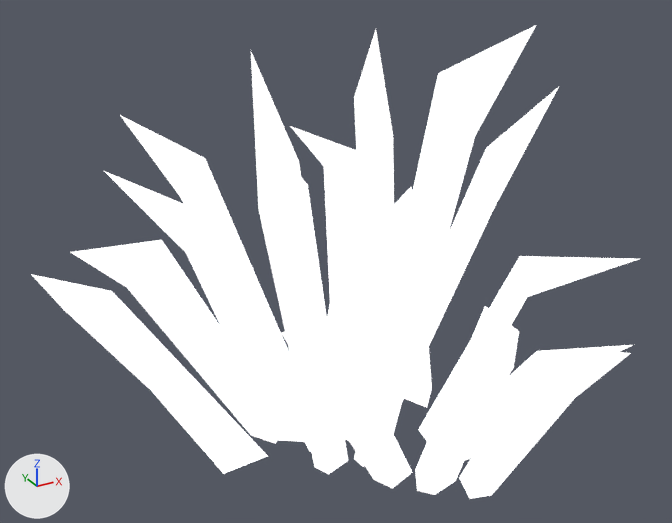
The glTF model public/siege/scifi/dark_SM_Env_Plant_Grass_02.gltf: old version first, new version second.
One viewpoint serves both versions: a 50 mm camera at (-0.867, -1.5, 1.216) aimed at (-0.038, 0.007, 0.463). Every picture has the same lights, and +X, +Y and +Z are marked at lower left. The picture after the commit comes second. Where no turn or scale is listed for an object, it has been applied to the vertices.

Objects in the first picture: 'SM_Env_Plant_Grass_02'.
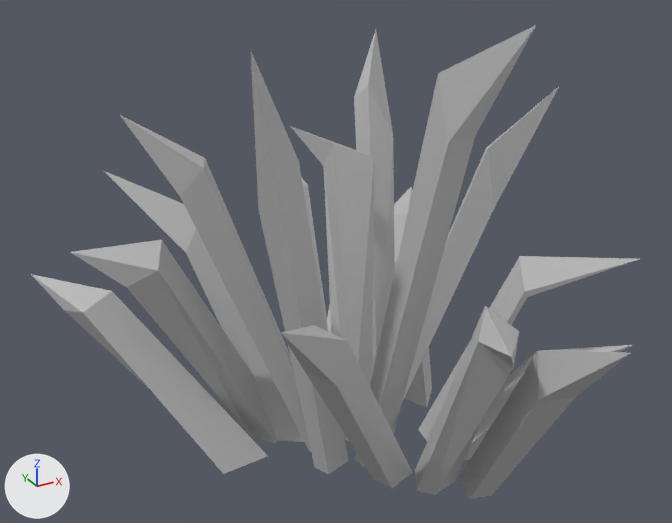
Boxes (x1, y1, x2, y2) around the edits, measured in the pictures (672 x 523 px):
'SM_Env_Plant_Grass_02', surface changed (white to grey)
    both: (31, 25, 639, 499)

Diff of the bpy script that builds the scene:
```diff
--- a/public/siege/scifi/dark_SM_Env_Plant_Grass_02.gltf.py
+++ b/public/siege/scifi/dark_SM_Env_Plant_Grass_02.gltf.py
@@ mat_mat_01a @@
 n0 = _N.new('ShaderNodeBsdfPrincipled'); n0.name = 'Principled BSDF'
 n0.inputs[2].default_value = 0.553  # 'Roughness'
-n0.inputs[28].default_value = 1.0  # 'Emission Strength'
 n1 = _N.new('ShaderNodeOutputMaterial'); n1.name = 'Material Output'
```
